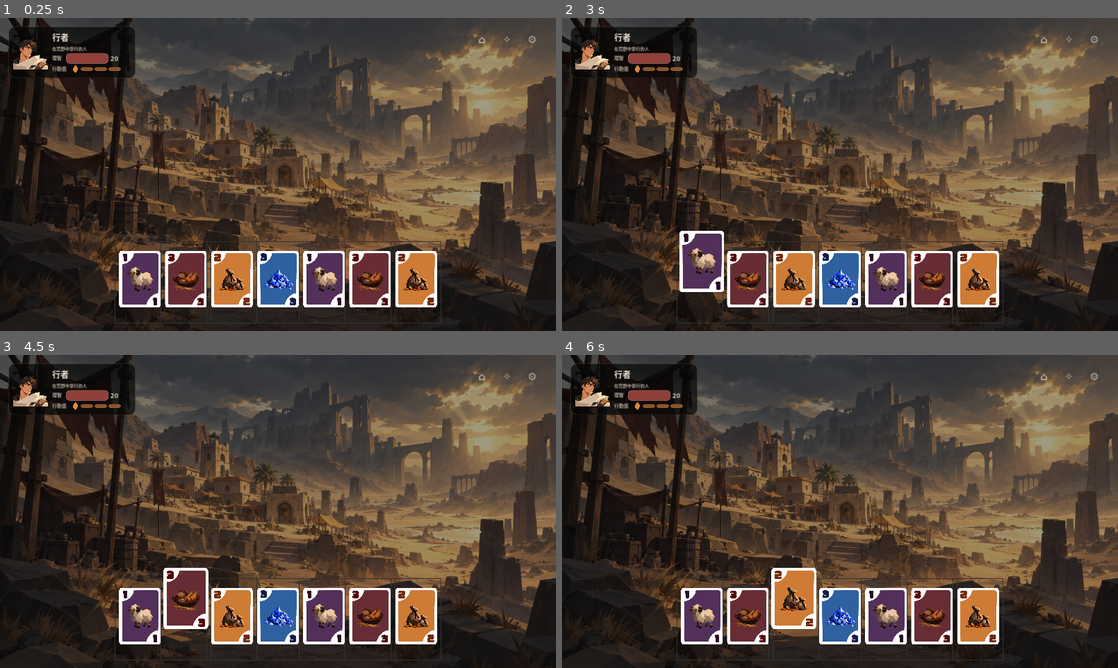
Above: before the commit, frames 1-4 (two rows, left to right).
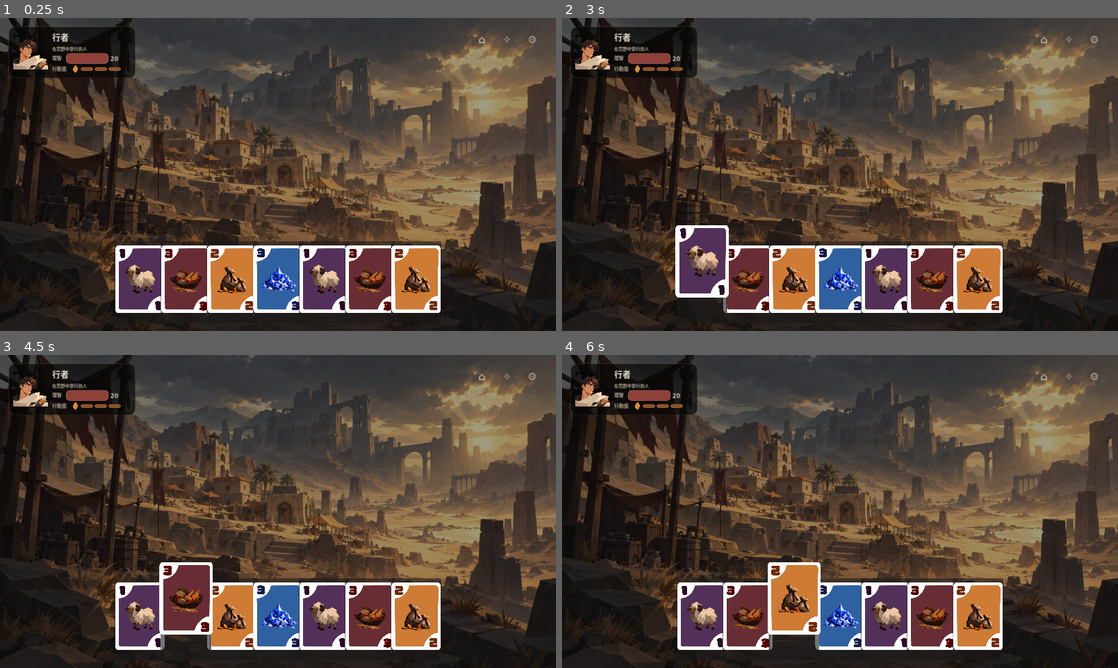
Above: after the commit, the same moments.

Repository: Timothy1007/shepherd
Game: Godot game, scene res://scenes/main.tscn
Two runs of this game, one before a commit and one after it. Both use one fixed random seed, a clock stepped at 60 frames per second and the inputs below.
Inputs (mouse positions are in pixels of both pictures, inside the frame that each line leads up to):
- Up to frame 1 (0.25 s): no input
- Up to frame 2 (3 s): click "⌂" at 0.5 s; click "✧" at 1.25 s; click "⚙" at 2 s; click (701, 277) at 2.77 s
- Up to frame 3 (4.5 s): click (139, 599) at 3.52 s; click (183, 614) at 4.27 s
- Up to frame 4 (6 s): click (745, 599) at 5.02 s; click (795, 614) at 5.77 s

The runs differ from the first frame. In frame 1, 7.4% of the frame differs, in the area x 20-80%, y 71-98%; in frame 2, 7.5%, in the area x 20-80%, y 66-98%; in frame 3, 7.5%; in frame 4, 7.5%.

Commit message:
ui: keep card borders on individual cards

Diff:
--- a/godot/scripts/main.gd
+++ b/godot/scripts/main.gd
@@ -244,12 +244,17 @@
 		slot.custom_minimum_size = CARD_SIZE
 		slot.size = CARD_SIZE
 		slot.mouse_filter = Control.MOUSE_FILTER_IGNORE
-		slot.add_theme_stylebox_override("panel", _card_style())
 		hand.add_child(slot)
+		var frame := Panel.new()
+		frame.position = Vector2(1, 1)
+		frame.size = CARD_SIZE - Vector2(2, 2)
+		frame.mouse_filter = Control.MOUSE_FILTER_IGNORE
+		frame.add_theme_stylebox_override("panel", _card_style())
+		slot.add_child(frame)
 		var card := TextureButton.new()
-		card.position = Vector2(10, 10)
-		card.custom_minimum_size = CARD_SIZE - Vector2(20, 20)
-		card.size = CARD_SIZE - Vector2(20, 20)
+		card.position = Vector2(1, 1)
+		card.custom_minimum_size = CARD_SIZE - Vector2(2, 2)
+		card.size = CARD_SIZE - Vector2(2, 2)
 		card.ignore_texture_size = true
 		card.stretch_mode = TextureButton.STRETCH_KEEP_ASPECT_CENTERED
 		card.texture_filter = CanvasItem.TEXTURE_FILTER_LINEAR
@@ -257,7 +262,7 @@
 		card.material = _rounded_card_material(0.065)
 		card.tooltip_text = item[0] + "  " + item[1]
 		slot.add_child(card)
-		card_home[card] = Vector2(10, 10)
+		card_home[card] = Vector2(1, 1)
 		card_slots[card] = slot
 		hand_cards_nodes.append(card)
 		slot.z_index = i
@@ -292,7 +297,7 @@
 	inspector.add_child(inspector_text)
 
 func _card_home(card: TextureButton) -> Vector2:
-	return Vector2(10, 10)
+	return Vector2(1, 1)
 
 func _hover_card(card: TextureButton, hovering: bool) -> void:
 	if card == selected_card:
